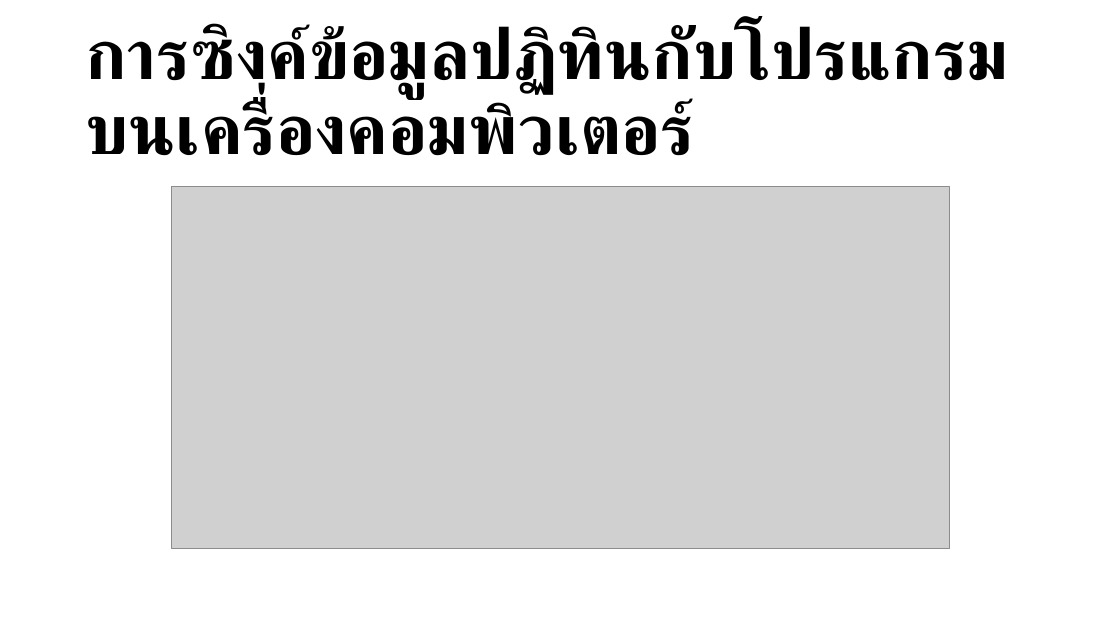
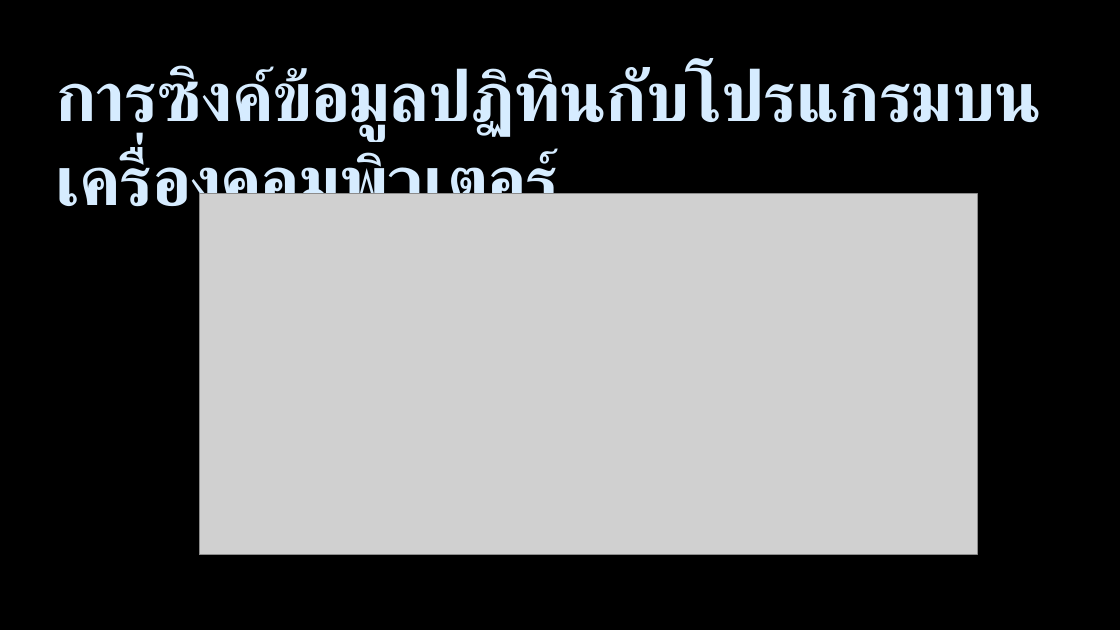
Before and after one commit to bratchasak/gcalendar, a slide deck: slide 20 of Google Calendar.pptx (slide 19 before the commit). Drawn at 1120x630 pixels with LibreOffice and Linux fonts; fonts in the diff are those of the drawing; grey boxes stand for pictures. Boxes give left, top, right and bottom in pixels: in the first picture for what was removed or moved away, otherwise in the second. Text is boxed around its words. In the diff, an @@ line names an element or a change of style, - is before the commit and + after.

```diff
--- a/Google Calendar.pptx
+++ b/Google Calendar.pptx
@@ background #FFFFFF to #000000 @@
@@ title "การซิงค์ข้อมูลปฏิทินกับโปรแกรมบนเครื่องคอมพิวเตอร์": place and size @@
-title "การซิงค์ข้อมูลปฏิทินกับโปรแกรมบนเครื่องคอมพิวเตอร์" at bbox=[85, 24, 693, 156]
+title "การซิงค์ข้อมูลปฏิทินกับโปรแกรมบนเครื่องคอมพิวเตอร์" at bbox=[56, 66, 639, 224]
@@ title "การซิงค์ข้อมูลปฏิทินกับโปรแกรมบนเครื่องคอมพิวเตอร์" at bbox=[56, 66, 639, 224]: text colour #000000 to #D6ECFF, letter spacing 0 to -1 pt; line spacing 0.9 to 1; vertical alignment middle to top @@
@@ rectangle added at bbox=[27, 62, 28, 96], fill #000000 @@
@@ rectangle added at bbox=[30, 62, 31, 96], fill #000000 @@
@@ rectangle added at bbox=[33, 62, 36, 96], fill #000000 @@
@@ picture: place and size @@
-picture at bbox=[171, 187, 949, 548]
+picture at bbox=[199, 193, 977, 555]
```
Also in this commit, not shown: 21 other slides changed, 2 slides added, 1 slide removed, 1 other file.
